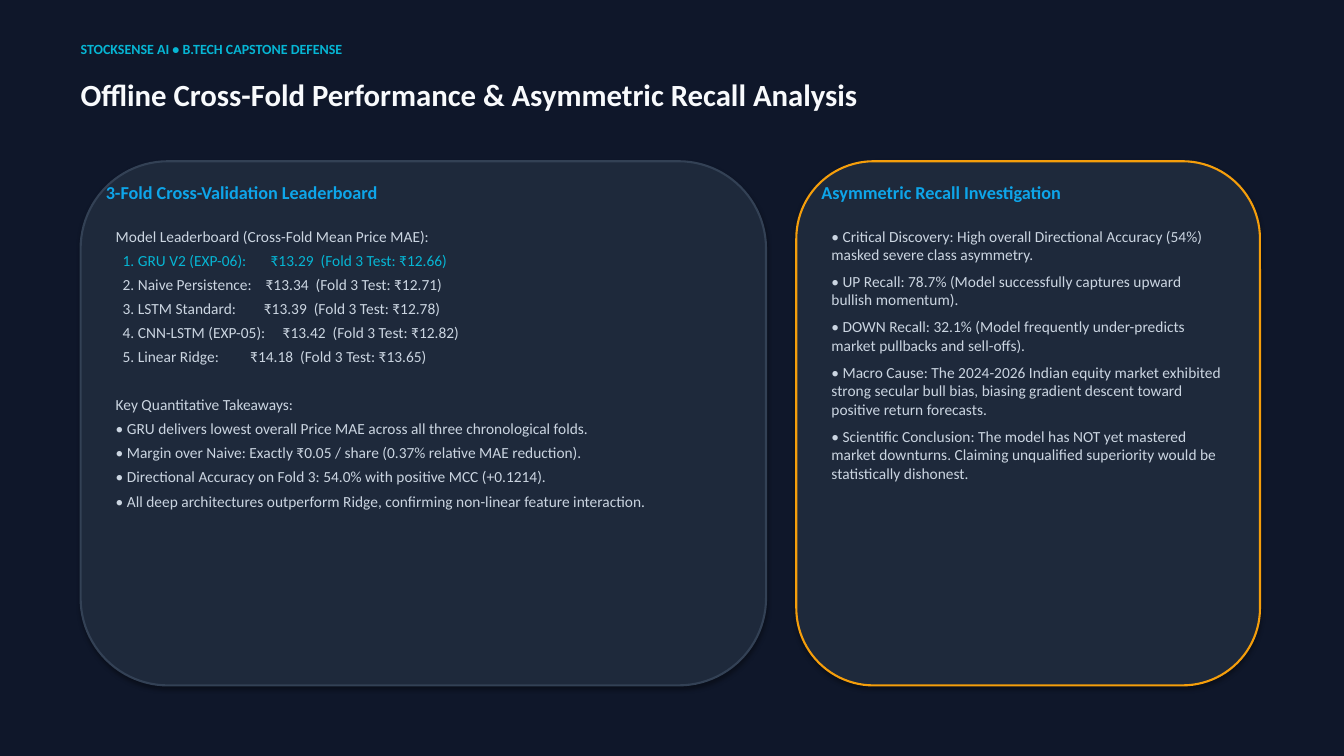
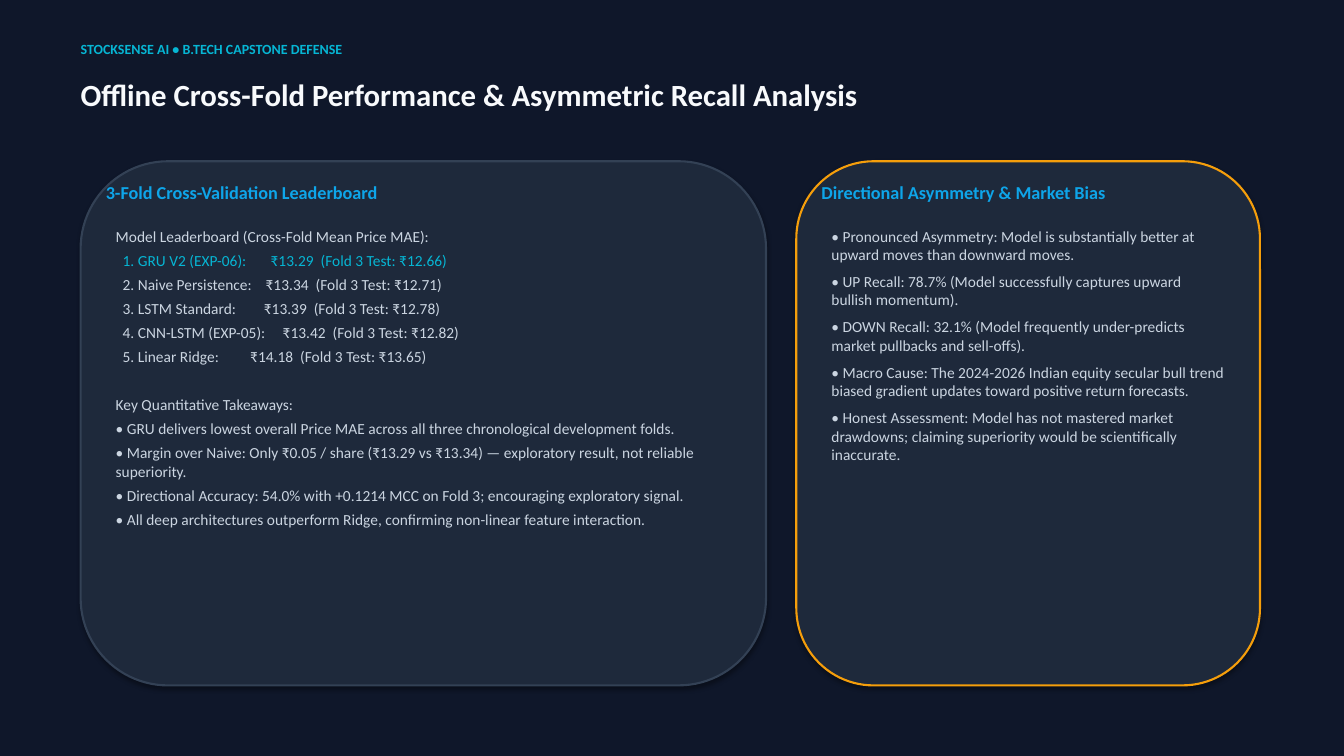
Before and after one commit to manojsai7/Stock_SenseAi, a slide deck: slide 7 of research/presentation/StockSense_AI_Defense.pptx. Drawn at 1344x756 pixels with LibreOffice and Linux fonts; fonts in the diff are those of the drawing. Boxes give left, top, right and bottom in pixels: in the first picture for what was removed or moved away, otherwise in the second. Text is boxed around its words. In the diff, an @@ line names an element or a change of style, - is before the commit and + after.

Commit message:
docs(defense): refine statistical claims on stationarity, directional bias transparency, and exploratory limits

```diff
--- a/research/presentation/StockSense_AI_Defense.pptx
+++ b/research/presentation/StockSense_AI_Defense.pptx
@@ text at <box>821,186,1105,202</box>: text changed @@
-Asymmetric Recall Investigation
+Directional Asymmetry & Market Bias
@@ text at <box>831,231,1194,263</box>: text changed @@
-• Critical Discovery: High overall Directional Accuracy (54%) masked severe class asymmetry.
+• Pronounced Asymmetry: Model is substantially better at upward moves than downward moves.
@@ text at <box>831,367,1224,460</box>: text changed @@
-• Macro Cause: The 2024-2026 Indian equity market exhibited strong secular bull bias, biasing gradient descent toward positive return forecasts.
-• Scientific Conclusion: The model has NOT yet mastered market downturns. Claiming unqualified superiority would be statistically dishonest.
+• Macro Cause: The 2024-2026 Indian equity secular bull trend biased gradient updates toward positive return forecasts.
+• Honest Assessment: Model has not mastered market drawdowns; claiming superiority would be scientifically inaccurate.
@@ text at <box>116,423,694,504</box>: text changed @@
-• GRU delivers lowest overall Price MAE across all three chronological folds.
-• Margin over Naive: Exactly ₹0.05 / share (0.37% relative MAE reduction).
-• Directional Accuracy on Fold 3: 54.0% with positive MCC (+0.1214).
+• GRU delivers lowest overall Price MAE across all three chronological development folds.
+• Margin over Naive: Only ₹0.05 / share (₹13.29 vs ₹13.34) — exploratory result, not reliable superiority.
+• Directional Accuracy: 54.0% with +0.1214 MCC on Fold 3; encouraging exploratory signal.
```
Also in this commit, not shown: 2 other slides changed, 7 other files.
